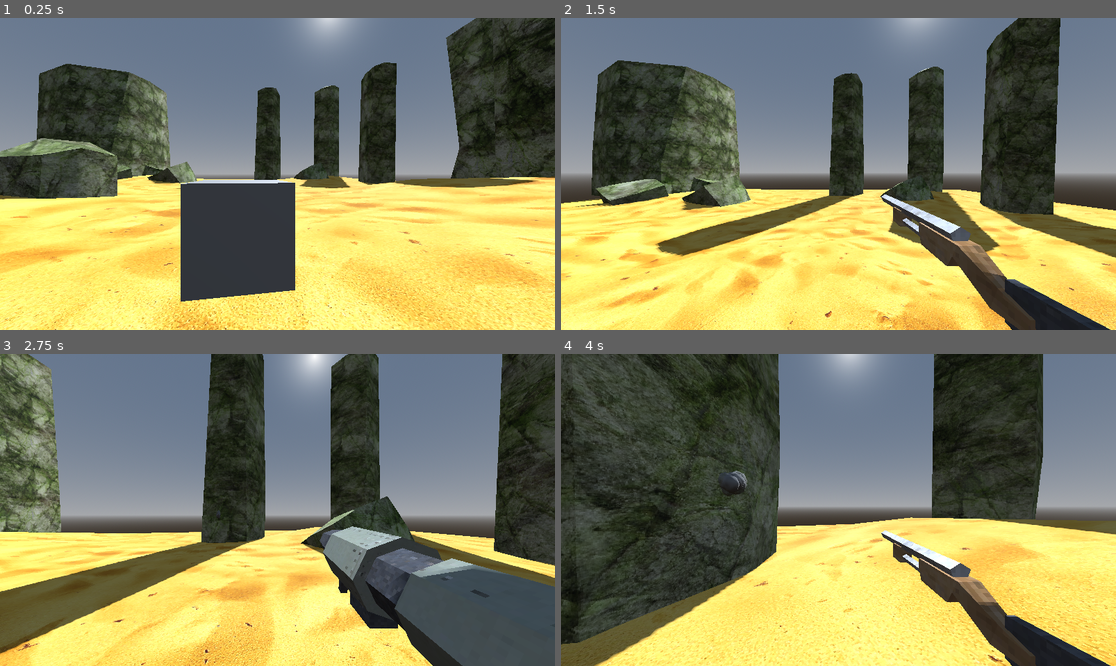
Above: before the commit, frames 1-4 (two rows, left to right).
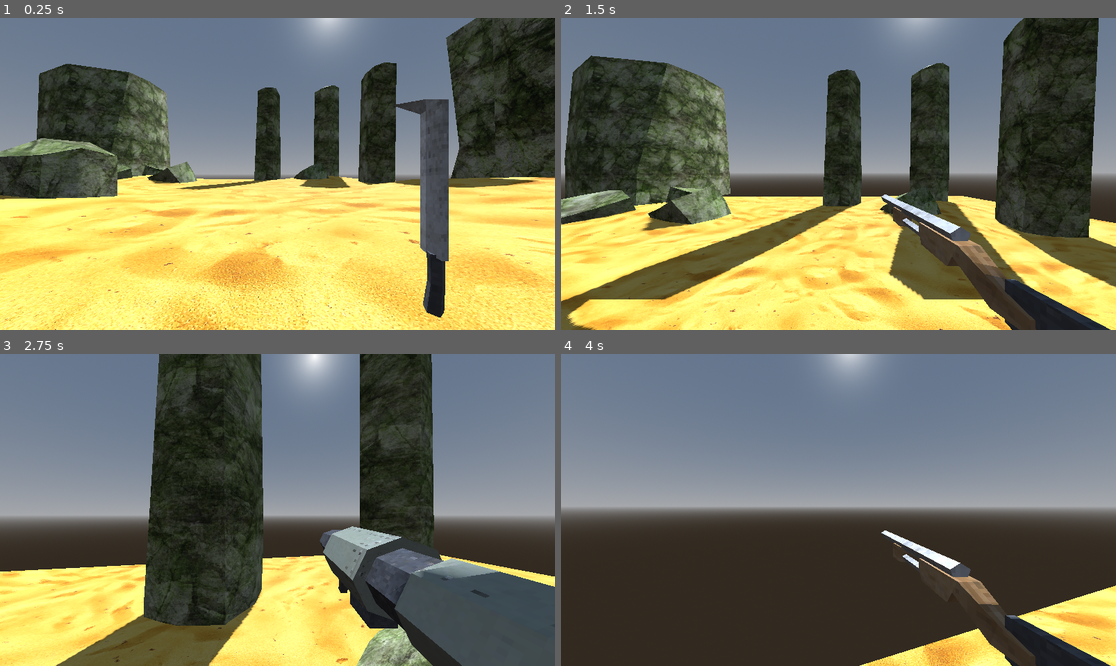
Above: after the commit, the same moments.

Repository: DavidWalshCode/Eldritch-Echoes
Game: Godot game, scene res://levels/level1.tscn
The game is run twice, just before and just after one commit, with the same random seed, the same clock (stepped at 60 frames per second) and the same inputs.
Inputs (mouse positions are in pixels of both pictures, inside the frame that each line leads up to):
- Up to frame 1 (0.25 s): no input
- Up to frame 2 (1.5 s): tap Enter at 0.5 s; move the mouse to (866, 174) at 0.52 s; press the mouse at (866, 174) at 0.53 s; hold W (move_forwards) from 0.53 s (still down); tap Space (jump) at 0.77, 1.07 s; tap 3 at 0.8, 1.35 s; move the mouse to (810, 174) at 1.27 s; release the mouse at (810, 174) at 1.28 s
- Up to frame 3 (2.75 s): keep holding W (move_forwards); tap Space (jump) at 1.52, 1.82, 2.3 s; tap 4 at 1.55, 2.1 s; move the mouse to (288, 503) at 2.02 s
- Up to frame 4 (4 s): keep holding W (move_forwards); move the mouse to (832, 516) at 2.77 s; tap Space (jump) at 2.85, 3.02, 3.32, 3.77 s; click (832, 516) at 3.05 s; move the mouse to (877, 513) at 3.52 s; press the mouse at (877, 513) at 3.53 s; tap 3 at 3.8 s

The runs differ from the first frame. In frame 1, 11% of the frame differs, in the area x 32-81%, y 26-96%; in frame 2, 39%; in frame 3, 51%; in frame 4, 63%, in the area x 0-100%, y 0-100%.

Commit message:
Adding weapon logic and machine gun now shoots

Diff:
--- a/characters/player/player.gd
+++ b/characters/player/player.gd
@@ -11,8 +11,8 @@
 const HOTKEYS = { # Hotkeys for weapon switching
 	KEY_1: 0, # 1 for melee weapon
 	KEY_2: 1, # 2 for machine gun
-	KEY_3: 2, # 3 for rocket launcher
-	KEY_4: 3, # 4 for shotgun
+	KEY_3: 2, # 3 for shotgun
+	KEY_4: 3, # 4 for rocket launcher
 	KEY_5: 4,
 	KEY_6: 5,
 	KEY_7: 6,
@@ -69,6 +69,8 @@
 	if Input.is_action_just_pressed("jump"): # Currently 'Space'
 		character_mover.jump()
 
+	weapon_manager.attack(Input.is_action_just_pressed("attack"), Input.is_action_pressed("attack")) # Attack
+
 func kill():
 	dead = true
 	character_mover.set_move_dir(Vector3.ZERO) # Make sure the player can't move when they die
--- a/characters/player/player.tscn
+++ b/characters/player/player.tscn
@@ -6,6 +6,7 @@
 [ext_resource type="PackedScene" uid="uid://m5rjrq1bs3oo" path="res://characters/health_manager.tscn" id="3_c6yru"]
 [ext_resource type="PackedScene" uid="uid://dbww8l40ny5bs" path="res://weapons/assets/rawweapons/machete.glb" id="3_ck32y"]
 [ext_resource type="PackedScene" uid="uid://cmlj5aagpq6ln" path="res://weapons/assets/rawweapons/machinegun.glb" id="3_te2x3"]
+[ext_resource type="Script" path="res://weapons/weapon.gd" id="4_qyhjh"]
 [ext_resource type="PackedScene" uid="uid://byunlgbocn88k" path="res://weapons/assets/rawweapons/rocketlauncher.glb" id="5_l5ban"]
 [ext_resource type="PackedScene" uid="uid://nvmmiy60msaq" path="res://weapons/assets/rawweapons/shotgun.glb" id="6_ppfjd"]
 [ext_resource type="PackedScene" uid="uid://cseo8mpaiiufc" path="res://weapons/attackemitters/attack_emitter.tscn" id="7_bs2up"]
@@ -229,6 +230,9 @@
 [node name="Camera3D" type="Camera3D" parent="."]
 transform = Transform3D(1, 0, 0, 0, 1, 0, 0, 0, 1, 0, 1.5, 0)
 
+[node name="FirePoint" type="Node3D" parent="Camera3D"]
+unique_name_in_owner = true
+
 [node name="WeaponManager" type="Node3D" parent="Camera3D"]
 transform = Transform3D(0.254703, 0, 0, 0, 0.222342, 0, 0, 0, 0.255777, 0.266923, -0.174175, -0.678828)
 script = ExtResource("2_c6p01")
@@ -252,21 +256,28 @@
 "": SubResource("AnimationLibrary_1xukp")
 }
 
-[node name="Machine Gun" type="Node3D" parent="Camera3D/WeaponManager/Weapons"]
+[node name="MachineGun" type="Node3D" parent="Camera3D/WeaponManager/Weapons"]
 transform = Transform3D(1, 0, 0, 0, 1, 0, 0, 0, 1, 0, 0, -0.140979)
 visible = false
-
-[node name="Graphics" type="Node3D" parent="Camera3D/WeaponManager/Weapons/Machine Gun"]
+script = ExtResource("4_qyhjh")
+automatic = true
+attack_rate = 0.1
+
+[node name="Graphics" type="Node3D" parent="Camera3D/WeaponManager/Weapons/MachineGun"]
 transform = Transform3D(1, 0, 0, 0, 1, 0, 0, 0, 1, 0, 0, 0)
 
-[node name="AnimationPlayer" type="AnimationPlayer" parent="Camera3D/WeaponManager/Weapons/Machine Gun/Graphics"]
+[node name="AnimationPlayer" type="AnimationPlayer" parent="Camera3D/WeaponManager/Weapons/MachineGun/Graphics"]
 autoplay = "RESET"
 libraries = {
 "": SubResource("AnimationLibrary_n8vdt")
 }
 
-[node name="MachineGun" parent="Camera3D/WeaponManager/Weapons/Machine Gun/Graphics" instance=ExtResource("3_te2x3")]
+[node name="MachineGun" parent="Camera3D/WeaponManager/Weapons/MachineGun/Graphics" instance=ExtResource("3_te2x3")]
 transform = Transform3D(2.05908, 0, 0, 0, 1.69975, 0, 0, 0, 1.69975, 0.411056, -0.44855, 0.660143)
+
+[node name="AttackEmitter" parent="Camera3D/WeaponManager/Weapons/MachineGun" instance=ExtResource("7_bs2up")]
+
+[node name="HitScanAttackEmitter" parent="Camera3D/WeaponManager/Weapons/MachineGun/AttackEmitter" instance=ExtResource("8_de1u1")]
 
 [node name="Shotgun" type="Node3D" parent="Camera3D/WeaponManager/Weapons"]
 visible = false
@@ -297,15 +308,9 @@
 [node name="RocketLauncher" parent="Camera3D/WeaponManager/Weapons/RocketLauncher/Graphics" instance=ExtResource("5_l5ban")]
 transform = Transform3D(1.2503, 0, 0, 0, 1.2503, 0, 0, 0, 1.2503, 0.414483, -0.86586, -0.419782)
 
-[node name="AttackEmitter" parent="Camera3D" instance=ExtResource("7_bs2up")]
-
-[node name="Timer" type="Timer" parent="Camera3D/AttackEmitter"]
-autostart = true
-
-[node name="HitScanAttackEmitter" parent="Camera3D/AttackEmitter" instance=ExtResource("8_de1u1")]
-
 [node name="CharacterMover" parent="." instance=ExtResource("2_k2lt6")]
+jump_force = 17.0
+max_speed = 20.0
+move_accel = 5.0
 
 [node name="HealthManager" parent="." instance=ExtResource("3_c6yru")]
-
-[connection signal="timeout" from="Camera3D/AttackEmitter/Timer" to="Camera3D/AttackEmitter" method="fire"]
--- a/characters/player/weapon_manager.gd
+++ b/characters/player/weapon_manager.gd
@@ -10,6 +10,11 @@
 	for _i in range(weapons.size()):
 		#weapons_unlocked.append(false)
 		weapons_unlocked.append(true)
+	switch_to_weapon_slot(0)
+
+func attack(input_just_pressed : bool, input_held : bool):
+	if current_weapon is Weapon:
+		current_weapon.attack(input_just_pressed, input_held)
 
 func disable_all_weapons():
 	for weapon in weapons:
--- a/levels/level1.tscn
+++ b/levels/level1.tscn
@@ -1,12 +1,10 @@
-[gd_scene load_steps=12 format=3 uid="uid://brusqmphxxu8w"]
+[gd_scene load_steps=9 format=3 uid="uid://brusqmphxxu8w"]
 
 [ext_resource type="PackedScene" uid="uid://bbgwnkh1pgxg6" path="res://environment/assets/outsideprops/rock_boulder.tscn" id="1_ckw1s"]
 [ext_resource type="PackedScene" uid="uid://bskhjsn5g71vi" path="res://environment/assets/outsideprops/rock_cliff.tscn" id="2_v7vk8"]
 [ext_resource type="PackedScene" uid="uid://dpi5qrl7udofx" path="res://environment/assets/outsideprops/rock_pillar.tscn" id="3_1ra72"]
 [ext_resource type="PackedScene" uid="uid://32jsvy2mqg47" path="res://environment/assets/ground/sand.tscn" id="4_ludcq"]
 [ext_resource type="PackedScene" uid="uid://b3g4rtj8g2p3d" path="res://characters/player/player.tscn" id="5_y2rsx"]
-[ext_resource type="PackedScene" uid="uid://cseo8mpaiiufc" path="res://weapons/attackemitters/attack_emitter.tscn" id="6_fcmwa"]
-[ext_resource type="PackedScene" uid="uid://dm2b4wrpid53g" path="res://weapons/attackemitters/hit_scan_attack_emitter.tscn" id="7_ahqfa"]
 
 [sub_resource type="ProceduralSkyMaterial" id="ProceduralSkyMaterial_7yqkd"]
 
@@ -16,8 +14,6 @@
 [sub_resource type="Environment" id="Environment_ublyh"]
 background_mode = 2
 sky = SubResource("Sky_jumne")
-
-[sub_resource type="BoxMesh" id="BoxMesh_a0dya"]
 
 [node name="Level1" type="Node3D"]
 
@@ -95,16 +91,3 @@
 
 [node name="Player" parent="." instance=ExtResource("5_y2rsx")]
 transform = Transform3D(-0.9855, 0, 0.169676, 0, 1, 0, -0.169676, 0, -0.9855, 20.0873, 1.3443, -10.4791)
-
-[node name="MeshInstance3D" type="MeshInstance3D" parent="."]
-transform = Transform3D(1, 0, 0, 0, 1, 0, 0, 0, 1, 20.1052, 1.26136, -8.1398)
-mesh = SubResource("BoxMesh_a0dya")
-
-[node name="AttackEmitter" parent="MeshInstance3D" instance=ExtResource("6_fcmwa")]
-
-[node name="HitScanAttackEmitter" parent="MeshInstance3D/AttackEmitter" instance=ExtResource("7_ahqfa")]
-
-[node name="Timer" type="Timer" parent="MeshInstance3D/AttackEmitter"]
-autostart = true
-
-[connection signal="timeout" from="MeshInstance3D/AttackEmitter/Timer" to="MeshInstance3D/AttackEmitter" method="fire"]
--- a/project.godot
+++ b/project.godot
@@ -83,9 +83,14 @@
 "events": [Object(InputEventKey,"resource_local_to_scene":false,"resource_name":"","device":-1,"window_id":0,"alt_pressed":false,"shift_pressed":false,"ctrl_pressed":false,"meta_pressed":false,"pressed":false,"keycode":0,"physical_keycode":70,"key_label":0,"unicode":102,"echo":false,"script":null)
 ]
 }
+attack={
+"deadzone": 0.5,
+"events": [Object(InputEventMouseButton,"resource_local_to_scene":false,"resource_name":"","device":-1,"window_id":0,"alt_pressed":false,"shift_pressed":false,"ctrl_pressed":false,"meta_pressed":false,"button_mask":1,"position":Vector2(84, 11),"global_position":Vector2(88, 54),"factor":1.0,"button_index":1,"canceled":false,"pressed":true,"double_click":false,"script":null)
+]
+}
 
 [layer_names]
 
-avoidance/layer_1="Environment"
-avoidance/layer_2="Characters"
-avoidance/layer_3="Hitboxes"
+3d_physics/layer_1="Environment"
+3d_physics/layer_2="Characters"
+3d_physics/layer_3="Hitboxes"
--- a/weapons/attackemitters/hit_scan_attack_emitter.gd
+++ b/weapons/attackemitters/hit_scan_attack_emitter.gd
@@ -9,6 +9,9 @@
 		ray_cast_3d.add_exception(body)
 
 func fire():
+	ray_cast_3d.enabled = true
+	ray_cast_3d.force_raycast_update()
+
 	if ray_cast_3d.is_colliding():
 		if ray_cast_3d.get_collider().has_method("hurt"):
 			var damage_data = DamageData.new()
@@ -30,4 +33,5 @@
 			else:
 				hit_effect_instance.look_at(look_at_position)
 
+	ray_cast_3d.enabled = false
 	super()
--- a/weapons/attackemitters/hit_scan_attack_emitter.tscn
+++ b/weapons/attackemitters/hit_scan_attack_emitter.tscn
@@ -6,5 +6,6 @@
 script = ExtResource("1_05kio")
 
 [node name="RayCast3D" type="RayCast3D" parent="."]
+enabled = false
 target_position = Vector3(0, 0, -10000)
 collision_mask = 5
--- /dev/null
+++ b/weapons/weapon.gd
@@ -0,0 +1,51 @@
+extends Node3D
+
+class_name Weapon
+
+@onready var animation_player : AnimationPlayer = $Graphics/AnimationPlayer
+@onready var attack_emitter : AttackEmitter = $AttackEmitter
+@onready var fire_point : Node3D = %FirePoint
+
+@export var automatic = false
+@export var damage = 5
+@export var ammo = 30
+@export var attack_rate = 0.2
+var last_attack_time = -9999.9
+
+signal fired
+signal out_of_ammo
+
+func _ready():
+	attack_emitter.set_damage(damage)
+
+func set_bodies_to_exclude(bodies : Array):
+	attack_emitter.set_bodies_to_exclude(bodies)
+
+func attack(input_just_pressed : bool, input_held : bool):
+	if !automatic and !input_just_pressed:
+		return
+	if automatic and !input_held:
+		return
+
+	if ammo == 0:
+		if input_just_pressed:
+			out_of_ammo.emit()
+		return
+
+	var current_time = Time.get_ticks_msec() / 1000.0
+	if current_time - last_attack_time < attack_rate:
+		return
+
+	if ammo > 0:
+		ammo -= 1
+
+	attack_emitter.global_transform = fire_point.global_transform
+	attack_emitter.fire()
+	last_attack_time = current_time
+	animation_player.stop()
+	animation_player.play("attack")
+
+func set_active(a : bool):
+	visible = a
+	if !a:
+		animation_player.play("RESET")
Not shown: 1 places in characters/player/player.tscn that only renumber resources
